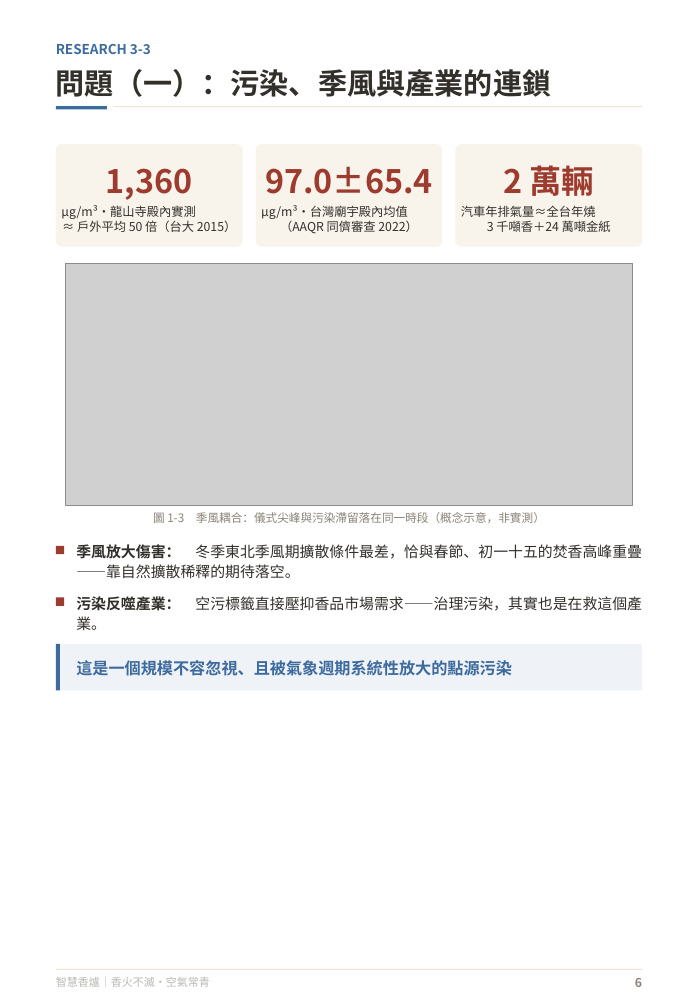
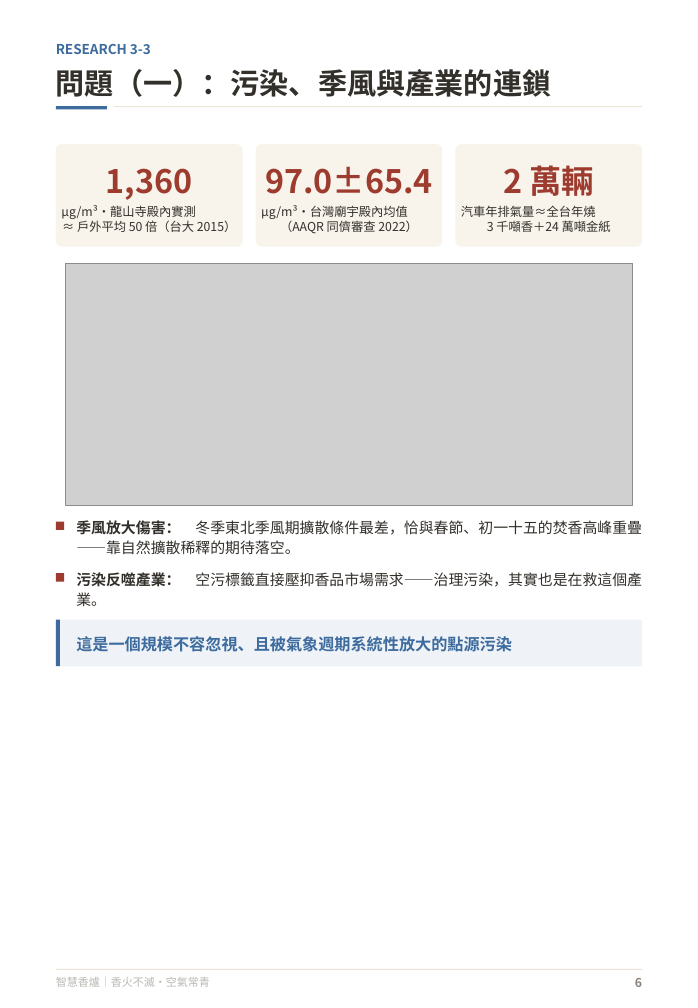
Before and after one commit to feihong9487/WRO2026, a slide deck: slide 7 of 簡報/未來新創家＿高中職組_v3.pptx. Drawn at 698x1008 pixels with LibreOffice and Linux fonts; fonts in the diff are those of the drawing; grey boxes stand for pictures. Boxes give left, top, right and bottom in pixels: in the first picture for what was removed or moved away, otherwise in the second. Text is boxed around its words. In the diff, an @@ line names an element or a change of style, - is before the commit and + after.

```diff
--- a/簡報/未來新創家＿高中職組_v3.pptx
+++ b/簡報/未來新創家＿高中職組_v3.pptx
@@ text removed at [153,512,545,523] @@
-圖 1-3 季風耦合：儀式尖峰與污染滯留落在同一時段（概念示意，非實測）
@@ 3 texts, 3 rectangles, 1 rounded rectangle: place and size @@
-3 texts, 3 rectangles, 1 rounded rectangle at [56,544,642,691]
+3 texts, 3 rectangles, 1 rounded rectangle at [56,520,642,666]
```
Also in this commit, not shown: 18 other slides changed, 5 other files.
